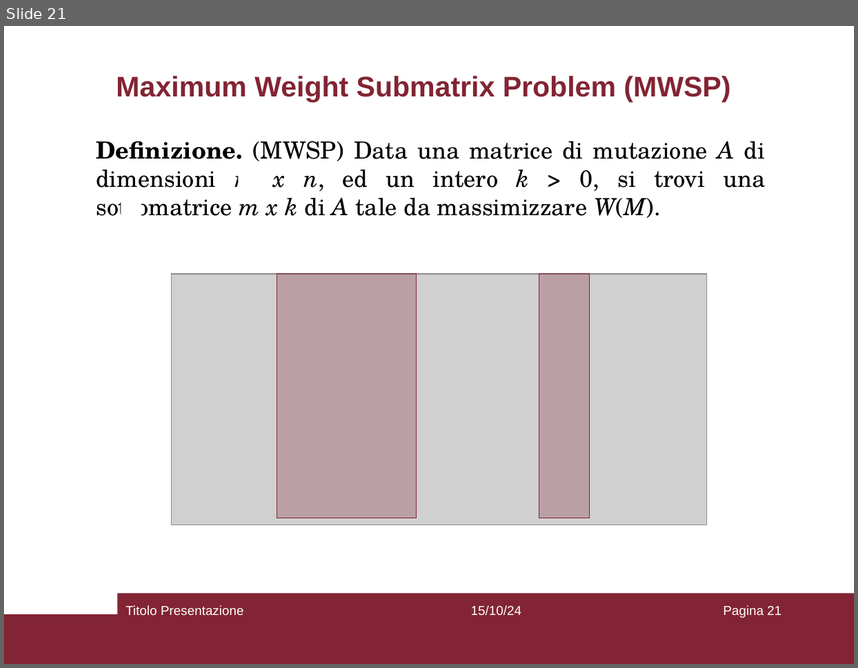
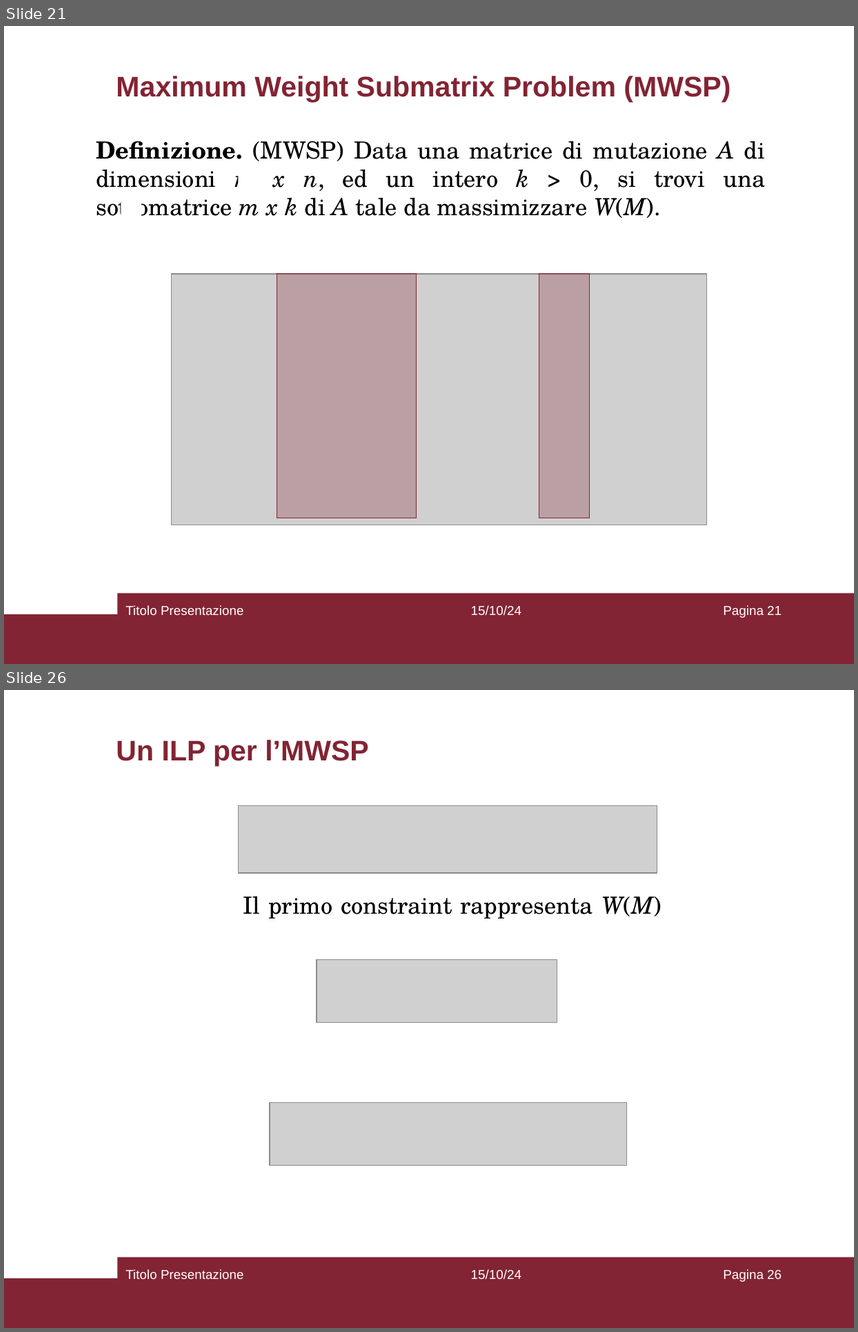
Before and after one commit to aflaag/bsc-thesis, a slide deck: presentation/slides.odp. Shown one above the other, each under a label of ours: slide 21 before the commit, slides 21 and 26 after it; the slides between them are not shown. The pictures are 858x668 and 858x1332 pixels, drawn with LibreOffice and Linux fonts; fonts in the diff are those of the drawing; grey boxes stand for pictures; background and template pictures are left out. Boxes give left, top, right and bottom in pixels: in the first picture for what was removed or moved away, otherwise in the second. Text is boxed around its words. In the diff, an @@ line names an element or a change of style, - is before the commit and + after.

```diff
--- a/presentation/slides.odp
+++ b/presentation/slides.odp
@@ slide 26 added at [4,690,854,1328], background #FFFFFF; not listed: 2 template elements that a slide beside it also shows @@
@@ title added at [116,740,368,766], 24 pt, text #822433, bold @@
+Un ILP per l’MWSP
@@ picture added at [239,806,657,873] @@
@@ text added at [243,896,662,918], 20 pt, text #000000 @@
+Il primo constraint rappresenta W(M)
@@ picture added at [317,960,557,1023] @@
@@ picture added at [269,1103,626,1165] @@
@@ text added at [125,1269,243,1279], 11 pt, text #FFFFFF @@
+Titolo Presentazione
@@ text added at [471,1269,522,1279], 11 pt, text #FFFFFF @@
+15/10/24
@@ page number added at [723,1269,782,1281], 11 pt, text #FFFFFF @@
+Pagina 26
```
Also in this commit, not shown: 7 other slides added, 13 other files.
